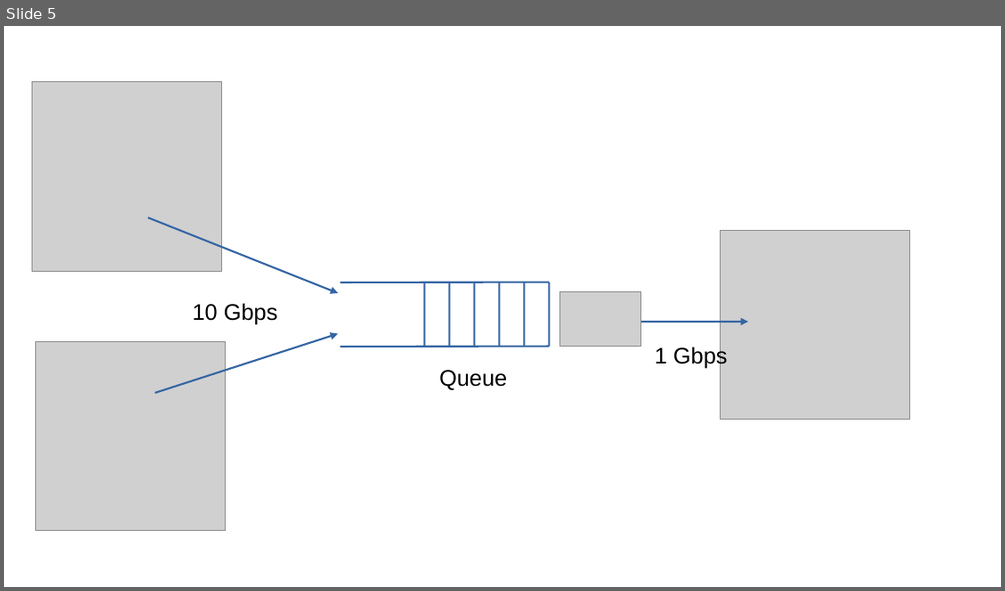
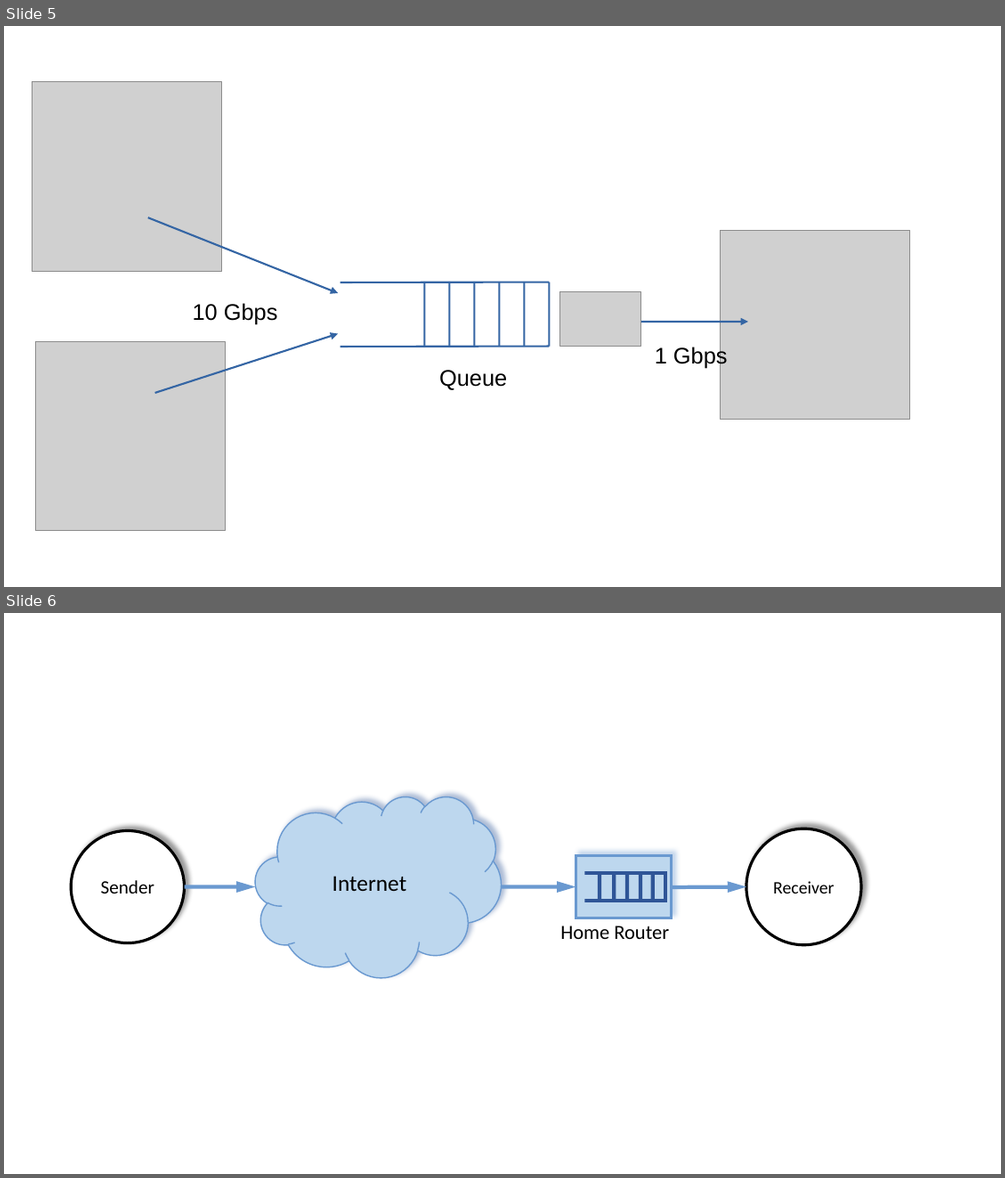
Before and after one commit to SystemsApproach/7E, a slide deck: capacity/figures/capacity.odp. Shown one above the other, each under a label of ours: slide 5 before the commit, slides 5 and 6 after it. The pictures are 1005x591 and 1005x1178 pixels, drawn with LibreOffice and Linux fonts; fonts in the diff are those of the drawing; grey boxes stand for pictures. Boxes give left, top, right and bottom in pixels: in the first picture for what was removed or moved away, otherwise in the second. Text is boxed around its words. In the diff, an @@ line names an element or a change of style, - is before the commit and + after.

```diff
--- a/capacity/figures/capacity.odp
+++ b/capacity/figures/capacity.odp
@@ slide 6 added at [4, 613, 1001, 1174], background #FFFFFF @@
@@ cloud added at [256, 796, 502, 978], fill #BDD7EE, outline #6A99D0 0.99 pt, 18 pt, text #000000 @@
+Internet
@@ ellipse added at [71, 831, 184, 943], fill #FFFFFF, outline #000000 2.24 pt, 15 pt, text #000000 @@
+Sender
@@ ellipse added at [746, 828, 861, 945], fill #FFFFFF, outline #000000 2.24 pt, 14 pt, text #000000 @@
+Receiver
@@ rectangle added at [575, 856, 671, 918], fill #BDD7EE, outline #6A99D0 2.24 pt @@
@@ rectangle added at [582, 873, 666, 900], fill #BDD7EE, outline #2F5597 3 pt @@
@@ line added from (582, 871) to (582, 903), #BDD7EE 4.99 pt @@
@@ line added from (599, 873) to (600, 900), #2F5597 3 pt @@
@@ line added from (615, 873) to (615, 900), #2F5597 3 pt @@
@@ line added from (627, 873) to (627, 900), #2F5597 3 pt @@
@@ line added from (640, 873) to (640, 900), #2F5597 3 pt @@
@@ line added from (653, 873) to (653, 900), #2F5597 3 pt @@
@@ arrow added from (184, 887) to (256, 887), #6A99D0 3 pt @@
@@ arrow added from (502, 887) to (575, 887), #6A99D0 3 pt @@
@@ arrow added from (672, 887) to (746, 887), #6A99D0 3 pt @@
@@ text added at [560, 925, 669, 939], 16 pt, text #000000 @@
+Home Router
```
Also in this commit, not shown: 4 other slides added, 29 other files.
